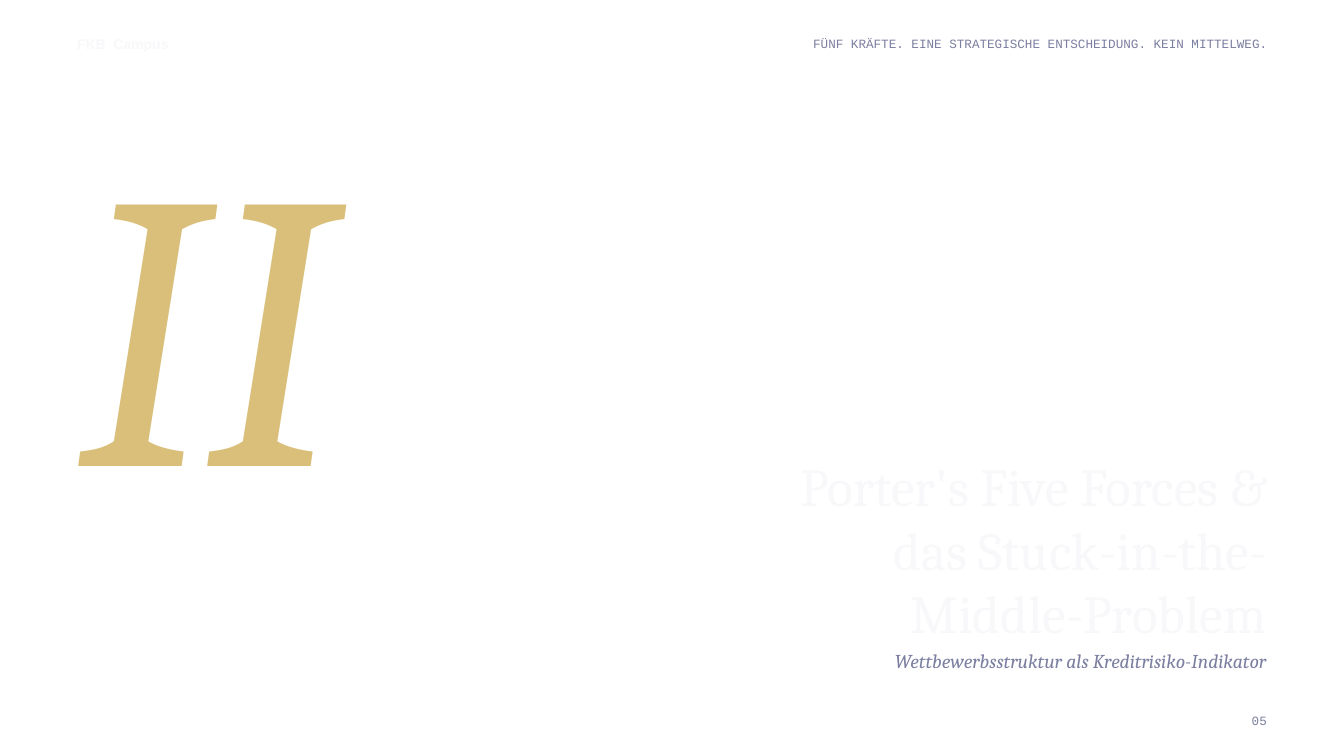
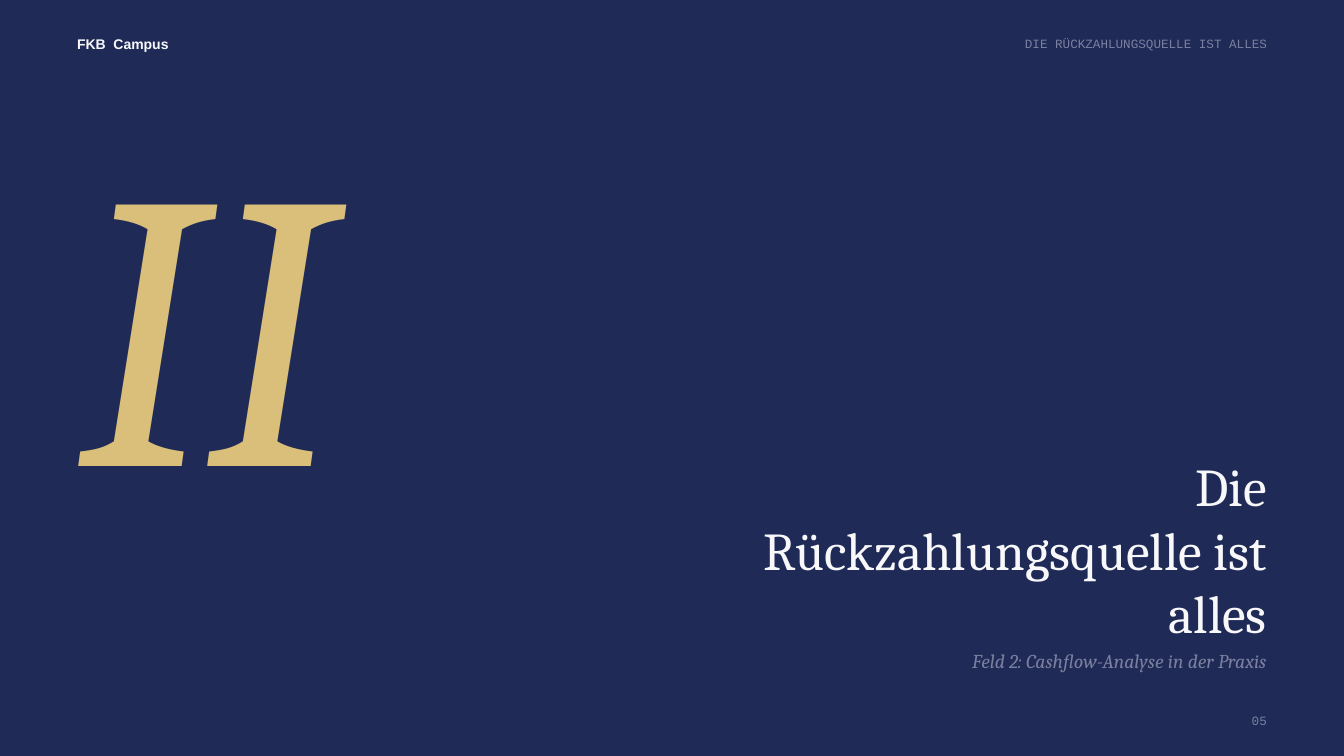
Before and after one commit to ck5rqc47pr-byte/firmenkundenakademie-online, a slide deck: slide 5 of public/downloads/praesentation/M22.pptx. Drawn at 1344x756 pixels with LibreOffice and Linux fonts; fonts in the diff are those of the drawing. Boxes give left, top, right and bottom in pixels: in the first picture for what was removed or moved away, otherwise in the second. Text is boxed around its words. In the diff, an @@ line names an element or a change of style, - is before the commit and + after.

```diff
--- a/public/downloads/praesentation/M22.pptx
+++ b/public/downloads/praesentation/M22.pptx
@@ background #FFFFFF to #1F2B56 @@
@@ text added at box(77, 39, 168, 52), 10 pt, text #F8F8FA, bold @@
+FKB Campus
@@ text at box(1025, 40, 1267, 50): text changed @@
-FÜNF KRÄFTE. EINE STRATEGISCHE ENTSCHEIDUNG. KEIN MITTELWEG.
+DIE RÜCKZAHLUNGSQUELLE IST ALLES
@@ text added at box(764, 470, 1267, 634), 38 pt, text #F8F8FA @@
+Die Rückzahlungsquelle ist alles
@@ text at box(972, 654, 1266, 672): text changed @@
-Wettbewerbsstruktur als Kreditrisiko-Indikator
+Feld 2: Cashflow-Analyse in der Praxis
```
Also in this commit, not shown: 8 other slides changed, 3 slides added, 3 slides removed.
